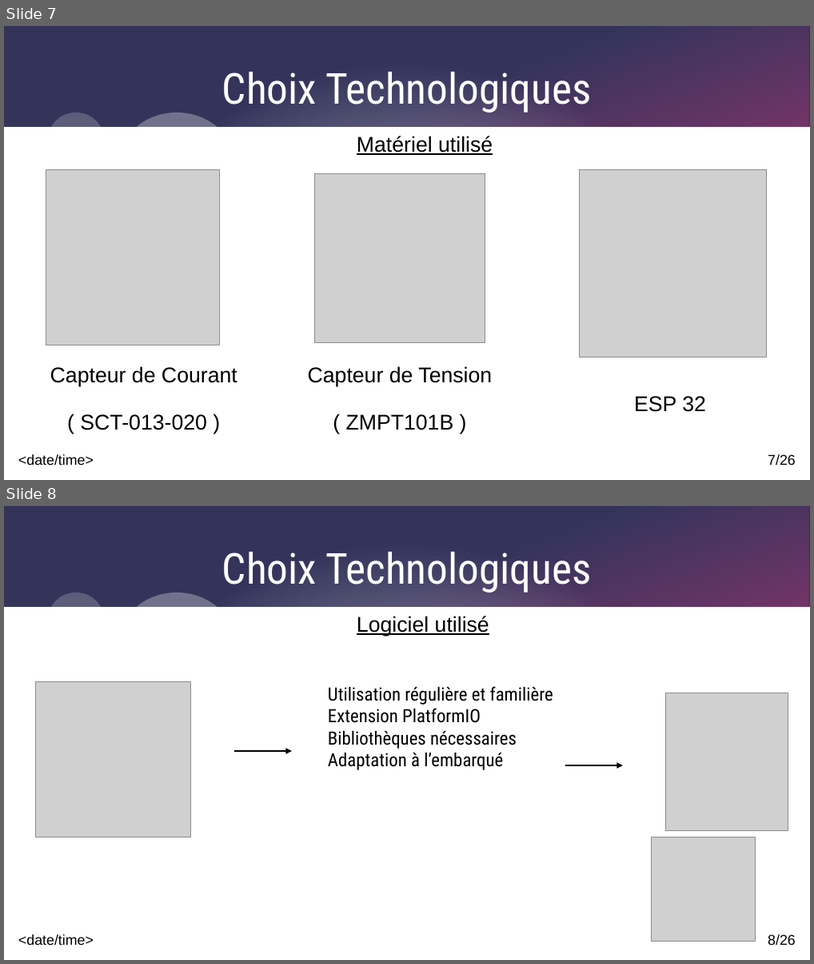
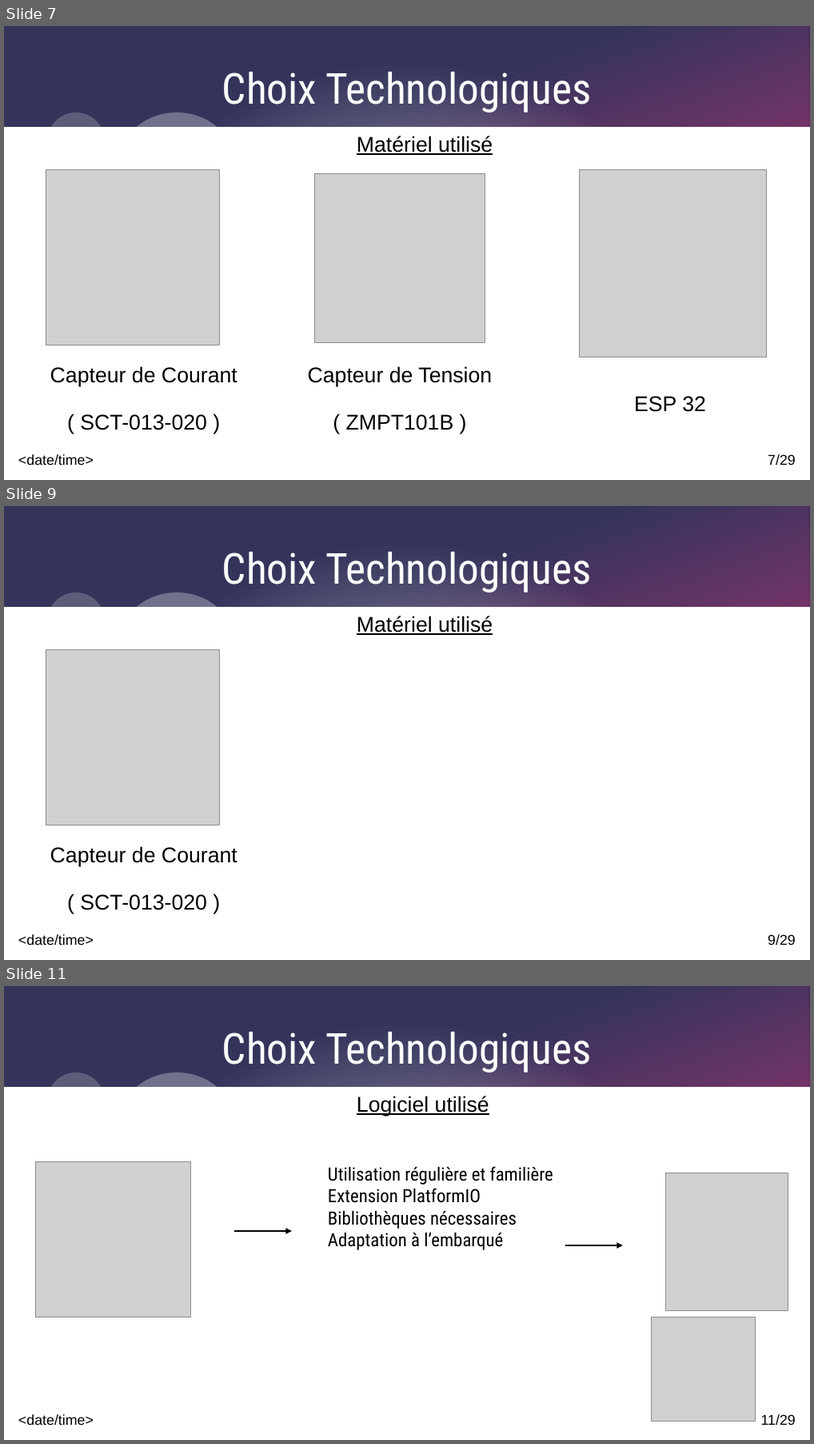
Before and after one commit to Corentinh2/PROJET_GESTIONNAIRE_DE_CHARGE, a slide deck: Revues/DiapoRevue3_VR.odp. Shown one above the other, each under a label of ours: slides 7 and 8 before the commit, slides 7, 9 and 11 after it; the slides between them are not shown. The pictures are 814x964 and 814x1444 pixels, drawn with LibreOffice and Linux fonts; fonts in the diff are those of the drawing; grey boxes stand for pictures. Boxes give left, top, right and bottom in pixels: in the first picture for what was removed or moved away, otherwise in the second. Text is boxed around its words. In the diff, an @@ line names an element or a change of style, - is before the commit and + after.

```diff
--- a/Revues/DiapoRevue3_VR.odp
+++ b/Revues/DiapoRevue3_VR.odp
@@ slide 9 added at (4, 506, 810, 960), background #FFFFFF; not listed: 9 template elements that a slide beside it also shows @@
@@ title added at (222, 552, 591, 592), 42 pt, text #FFFFFF @@
+Choix Technologiques
@@ text added at (357, 616, 493, 635), 21 pt, text #000000, underline @@
+Matériel utilisé
@@ picture added at (46, 650, 220, 826) @@
@@ text added at (50, 846, 238, 910), 21 pt, text #000000 @@
+Capteur de Courant
+( SCT-013-020 )
@@ page number at (768, 454, 796, 465): text changed @@
-7/26
+7/29
@@ what was slide 8 is now slide 11 @@
@@ page number at (762, 1414, 796, 1425): text changed @@
-8/26
+11/29
```
Also in this commit, not shown: 3 other slides added, 1 slide removed, 2 other files.
